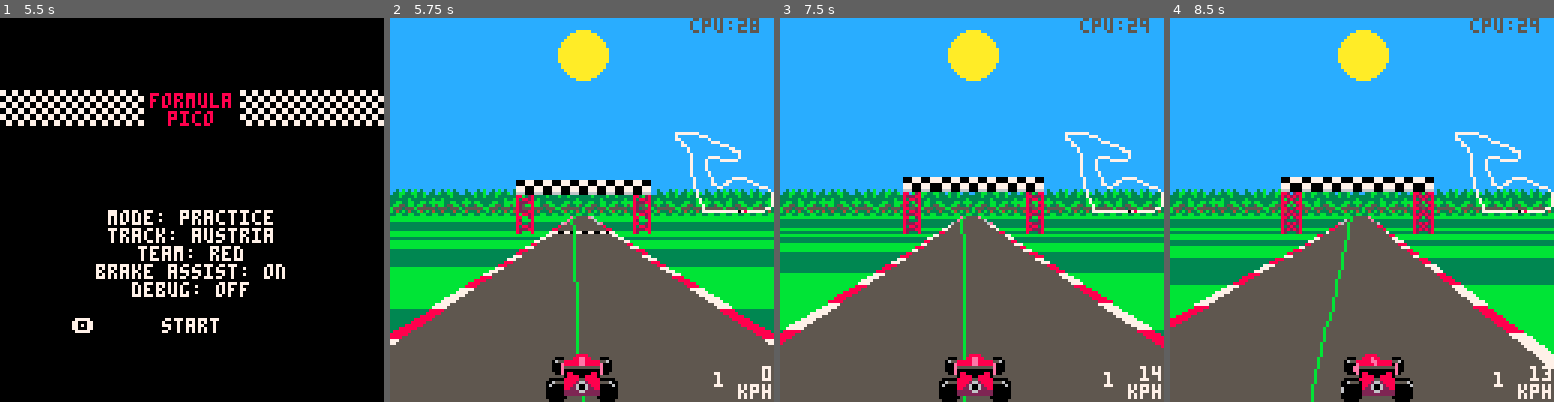
Above: before the commit, frames 1-4 (left to right).
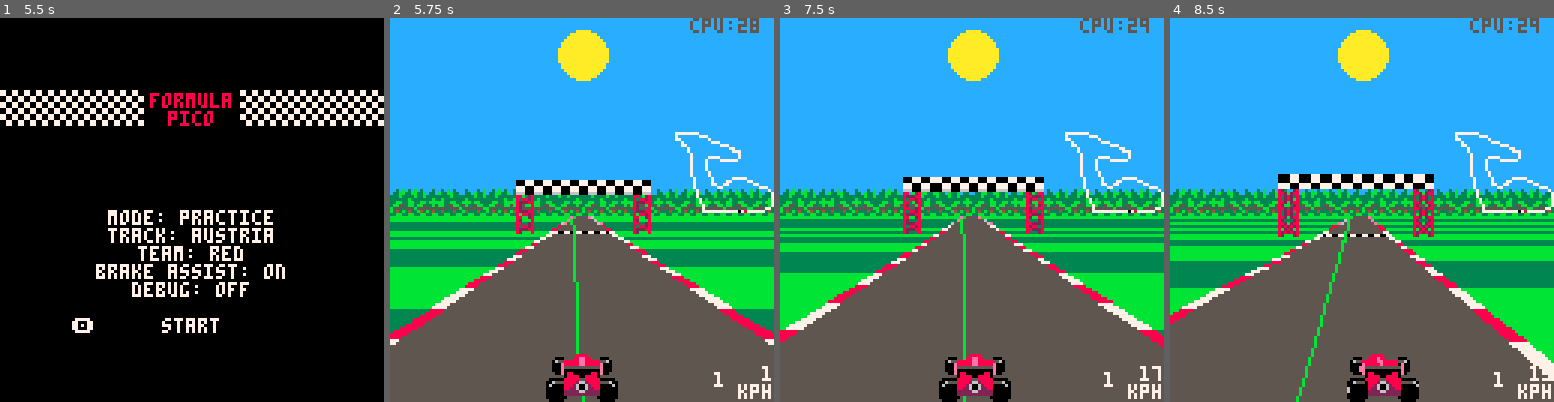
Above: after the commit, the same moments.

Repository: Joeltronics/formula_pico
Game: PICO-8 cartridge formula_pico.p8
Two runs of this game, one before a commit and one after it. Both use one fixed random seed, a clock stepped at 60 frames per second and the inputs below.
Inputs:
- Up to frame 1 (5.5 s): tap X (X key) at 0.33, 1.07, 1.85, 2.97, 4.08, 5.2 s; tap O (Z key) at 0.7, 1.7, 2.1, 2.5, 2.9, 3.3, 3.7, 4.1, 4.5, 4.9, 5.3 s; hold Right 1.6-2.1 s; hold Up 2.15-2.42 s; hold Right 2.47-3.03 s; hold Left 3.08-3.58 s; hold Down 3.63-3.97 s; hold Right 4.02-4.68 s; hold Up 4.73-5.03 s; hold Left from 5.08 s (still down)
- Up to frame 2 (5.75 s): release Left at 5.68 s; tap O (Z key) at 5.7 s; hold Down from 5.73 s (still down)
- Up to frame 3 (7.5 s): release Down at 6.03 s; hold Right 6.08-6.58 s; tap O (Z key) every 0.4 s from 6.1 to 7.3 s; tap X (X key) at 6.32, 7.43 s; hold Right 6.63-7.13 s; hold Up 7.18-7.45 s
- Up to frame 4 (8.5 s): hold Right 7.5-8.07 s; tap O (Z key) at 7.7, 8.1 s; hold Left from 8.12 s (still down)

Frame 1 is identical in both runs. In frame 2, less than 0.1% of the frame differs, in the area x 96-100%, y 90-94%; in frame 3, 0.2%; in frame 4, 6.8%, in the area x 0-100%, y 40-100%.

Commit message:
Brake to corner speed when holding both gas + brake

Diff:
--- a/drawing.lua
+++ b/drawing.lua
@@ -524,4 +524,5 @@
 
 	-- print('bd: ' .. braking_distance(cars[1].speed, section.braking_speed))
 	-- print('bp: ' .. distance_to_next_braking_point(section, cars[1].segment_idx, cars[1].subseg))
-end
+	-- print('bs: ' .. round(speed_to_kph * section.braking_speed))
+end
--- a/game_logic.lua
+++ b/game_logic.lua
@@ -245,6 +245,7 @@
 		-- TODO: more parameters
 
 	elseif abs(car_x) >= 0.75 * road.half_width then
+		-- TODO: fine tune this value, 0.75 isn't great
 		-- On curb
 		-- Max speed unaffected
 		-- Slower acceleration (unless in 1st gear)
@@ -273,7 +274,6 @@
 		speed = max(speed - decel, section.braking_speed)
 		car.engine_accel_brake = -1
 
-	-- elseif auto_brake and speed > section.max_speed - 0.01 then
 	elseif auto_brake and speed > section.max_speed - accel then
 		-- Right at limit speed (typically mid-corner); maintain speed
 		accel_brake_input = 0
@@ -285,10 +285,24 @@
 		speed = min(speed + accel, limit_speed)
 		car.engine_accel_brake = 1
 
-	elseif accel_brake_input < 0 then
+	elseif accel_brake_input < -1 then
 		-- Brake, to zero
 		speed = toward_zero(speed, brake_decel)
 		car.engine_accel_brake = -1
+
+	elseif accel_brake_input < 0 then
+		-- Pressing both brake and accelerator
+		-- Auto brake, but with much larger braking distance than normal
+		if need_to_brake(section, car.segment_idx, car.subseg, speed, 8) then
+			-- Brake to braking speed
+			accel_brake_input = -1
+			speed = max(speed - decel, section.braking_speed)
+			car.engine_accel_brake = -1
+		else
+			-- Maintain speed
+			accel_brake_input = 0
+			car.engine_accel_brake = 0
+		end
 
 	else
 		-- Coast
@@ -309,8 +323,6 @@
 end
 
 function tick_car_steering(car, steering_input, accel_brake_input)
-
-	-- TODO: compensate for corners, i.e. push toward outside of corners
 
 	-- Only steer when moving (but ramp this effect up from 0)
 	local steering_scale = min(16*car.speed, 1)
@@ -422,9 +434,8 @@
 	local steering_input, accel_brake_input = 0, 0
 	if (btn(0)) steering_input -= 1
 	if (btn(1)) steering_input += 1
-	-- If pressing both gas & brakes, brakes take priority
 	if (btn(2) or btn(4)) accel_brake_input = 1
-	if (btn(3) or btn(5)) accel_brake_input = -1
+	if (btn(3) or btn(5)) accel_brake_input -= 2
 
 	for car in all(cars) do
 		tick_car(car, accel_brake_input, steering_input)
--- a/utils.lua
+++ b/utils.lua
@@ -92,12 +92,8 @@
 	return section.next_braking_distance + section.length - seg - subseg
 end
 
-function need_to_brake(section, seg, subseg, curr_speed)
-
+function need_to_brake(section, seg, subseg, curr_speed, scale_braking_distance)
 	if (curr_speed > section.max_speed) return true
-
-	local brake_speed = section.braking_speed
-	if (curr_speed <= brake_speed) return false
-
-	return braking_distance(curr_speed, brake_speed) >= distance_to_next_braking_point(section, seg, subseg)
+	if (curr_speed <= section.braking_speed) return false
+	return (scale_braking_distance or 1) * braking_distance(curr_speed, section.braking_speed) >= distance_to_next_braking_point(section, seg, subseg)
 end
Not shown, changed: TODO.md
